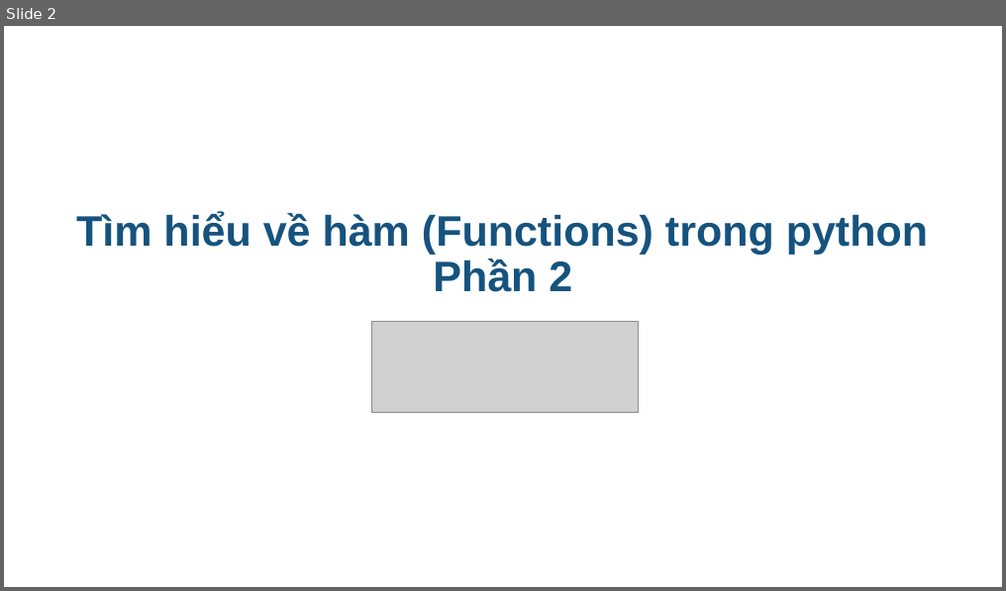
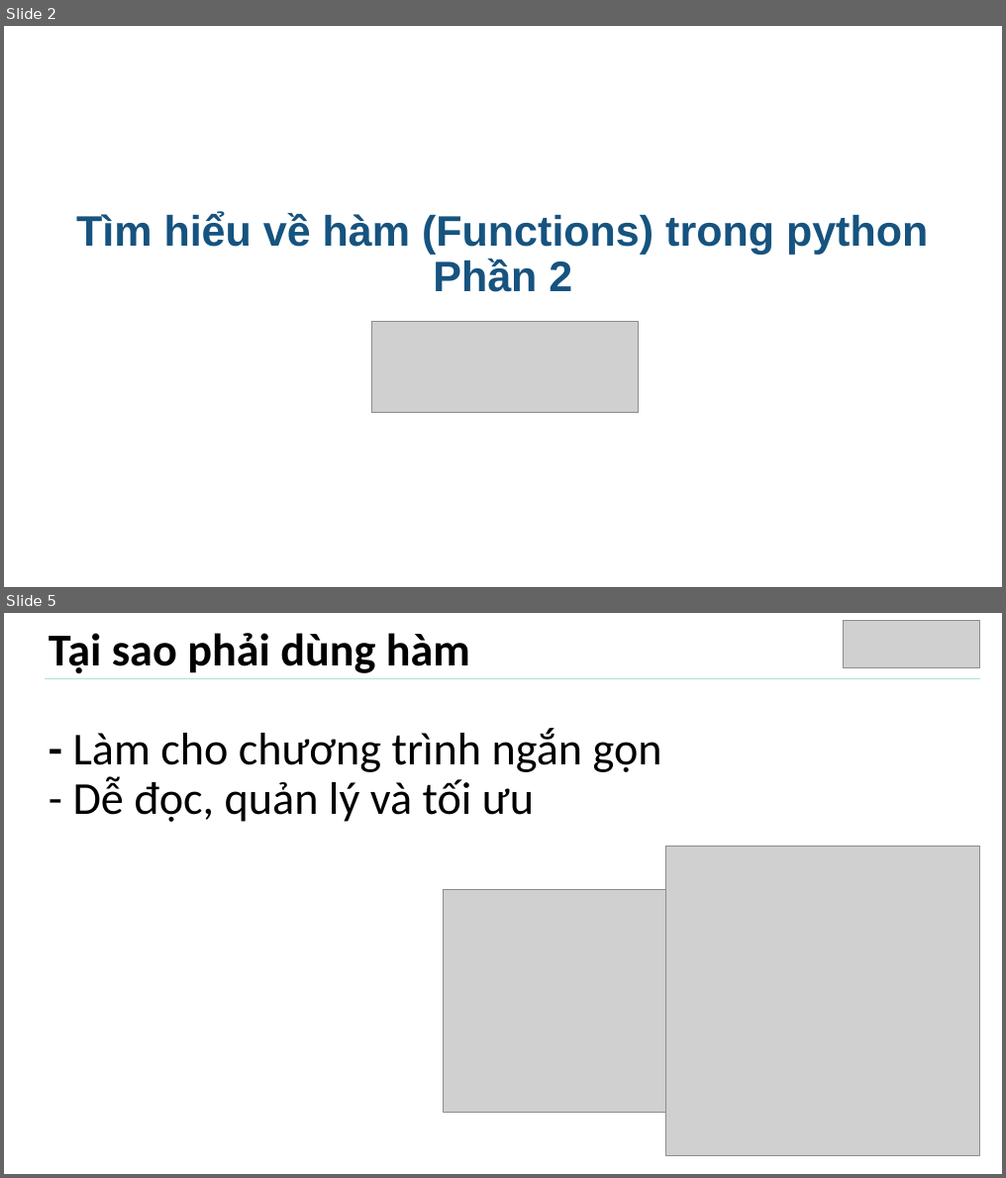
Before and after one commit to thaycacac/kids-dev, a slide deck: lv2/chapter2/chapter2.pptx. Shown one above the other, each under a label of ours: slide 2 before the commit, slides 2 and 5 after it; the slides between them are not shown. The pictures are 1006x591 and 1006x1178 pixels, drawn with LibreOffice and Linux fonts; fonts in the diff are those of the drawing; grey boxes stand for pictures; background and template pictures are left out. Boxes give left, top, right and bottom in pixels: in the first picture for what was removed or moved away, otherwise in the second. Text is boxed around its words. In the diff, an @@ line names an element or a change of style, - is before the commit and + after.

```diff
--- a/lv2/chapter2/chapter2.pptx
+++ b/lv2/chapter2/chapter2.pptx
@@ slide 5 added at <box>4,613,1002,1174</box>, background picture (left out) @@
@@ title added at <box>49,633,662,822</box>, 44 pt, text #000000 @@
+Tại sao phải dùng hàm
+- Làm cho chương trình ngắn gọn
+- Dễ đọc, quản lý và tối ưu
@@ picture added at <box>844,621,980,667</box> @@
@@ line added from (980, 679) to (45, 679), #AAE2D3 0.75 pt @@
@@ picture added at <box>665,846,980,1156</box> @@
@@ picture added at <box>444,890,665,1112</box> @@
```
Also in this commit, not shown: 3 other slides changed, 2 other slides added, 22 slides removed, 6 other files.
